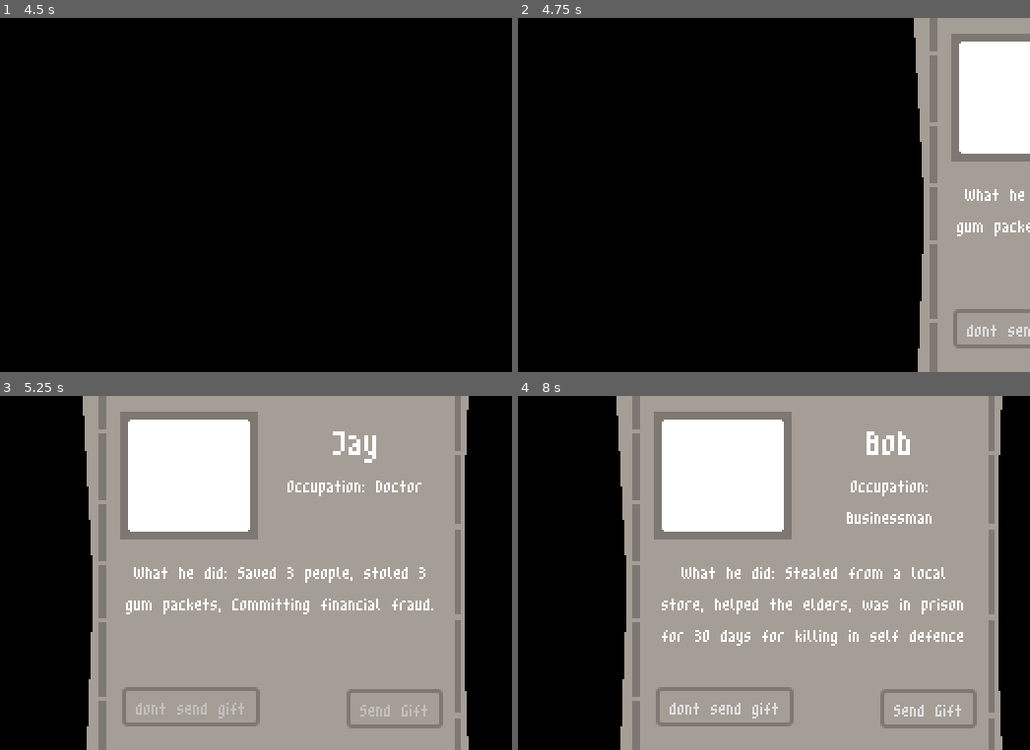
Above: before the commit, frames 1-4 (two rows, left to right).
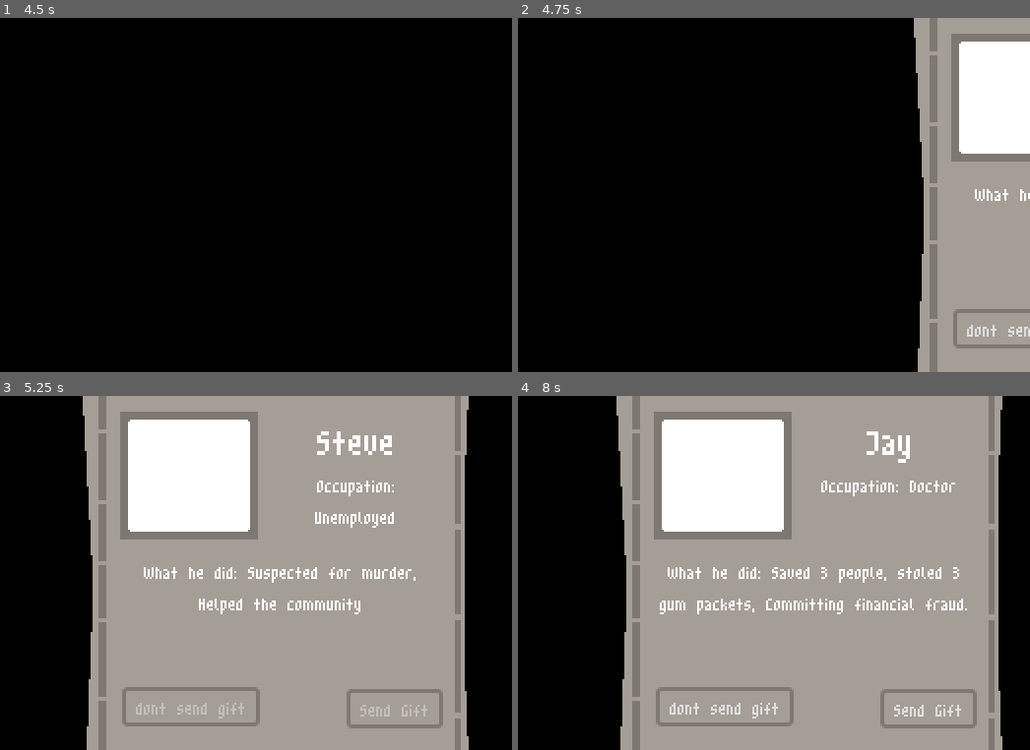
Above: after the commit, the same moments.

Repository: DTRGames/Grims-Pat
Game: Godot game, scene res://Scenes/Levels/world.tscn
The game is run twice, just before and just after one commit, with the same random seed, the same clock (stepped at 60 frames per second) and the same inputs.
Inputs:
- Up to frame 1 (4.5 s): click "dont send gift" at 0.5 s; click "Send Gift" at 2 s; click "dont send gift" at 3.5 s
- Up to frame 2 (4.75 s): no input
- Up to frame 3 (5.25 s): click "Send Gift" at 5 s
- Up to frame 4 (8 s): click "dont send gift" at 6.5 s

Frame 1 is identical in both runs. In frame 2, 0.4% of the frame differs, in the area x 85-100%, y 48-62%; in frame 3, 2.7%; in frame 4, 3.1%, in the area x 27-88%, y 10-71%.

Commit message:
fix random generator

Diff:
--- a/Scenes/Levels/control.gd
+++ b/Scenes/Levels/control.gd
@@ -31,8 +31,12 @@
 }
 
 var current_crime_id = 0
+var last_spawned_id = -1
 
 func assign_random_crime() -> int:
+	if last_spawned_id != -1:
+		crimes.erase(last_spawned_id)
+
 	# Get a list of all crime IDs from the crimes dictionary
 	var crime_ids = crimes.keys()
 
--- a/Scenes/Levels/world.gd
+++ b/Scenes/Levels/world.gd
@@ -1,6 +1,8 @@
 extends Node2D
 
 var instance = preload("res://Scenes/Levels/control.tscn")
+var last_spawned_id = -1
+@onready var control = $Control
 
 func _process(delta):
 	if GameEvents.on_screen == randf_range(10, 15):
@@ -8,7 +10,14 @@
 
 func _ready():
 	GameEvents.leave.connect(on_leave)
+	last_spawned_id = control.current_crime_id
 
 func on_leave():
 	var ins = instance.instantiate()
+	control = ins
+
+	if last_spawned_id != -1:
+		control.last_spawned_id = last_spawned_id
+
 	add_child(ins)
+	last_spawned_id = control.current_crime_id
